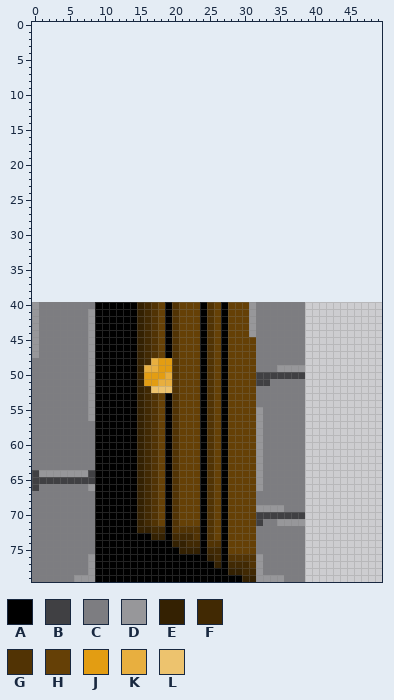
Sprite sheet -- travail/ProjetTutore1/Ressources/img/50.png. That is the earlier state.
The file is 50x40 pixels. The old version is drawn lined up with the new one, on the new canvas.
Palette (. is transparent): A #000000  B #404043  C #7d7d81  D #97979a  E #342102  F #412903  G #513304  H #654006  J #e39d12  K #e8af3f  L #edc36e
Pixels before (only the part around the change), first column x 0:
 0 .............................................
 1 .............................................
 2 .............................................
 3 .............................................
 4 .............................................
 5 .............................................
 6 .............................................
 7 .............................................
 8 .............................................
 9 .............................................
10 .............................................
11 .............................................
12 .............................................
13 .............................................
14 .............................................
15 .............................................
16 .............................................
17 .............................................
18 .............................................
19 .............................................
20 .............................................
21 .............................................
22 .............................................
23 .............................................
24 .............................................
25 .............................................
26 .............................................
27 .............................................
28 .............................................
29 .............................................
30 .............................................
31 .............................................
32 .............................................
33 .............................................
34 .............................................
35 .............................................
36 .............................................
37 .............................................
38 .............................................
39 .............................................
40 DCCCCCCCCAAAAAAEFGHAGHHHAGHAHHHDCCCCCCC......
41 DCCCCCCCDAAAAAAEFGHAGHHHAGHAHHHDCCCCCCC......
42 DCCCCCCCDAAAAAAEFGHAGHHHAGHAHHHDCCCCCCC......
43 DCCCCCCCDAAAAAAEFGHAGHHHAGHAHHHDCCCCCCC......
44 DCCCCCCCDAAAAAAEFGHAGHHHAGHAHHHDCCCCCCC......
45 DCCCCCCCDAAAAAAEFGHAGHHHAGHAHHHHCCCCCCC......
46 DCCCCCCCDAAAAAAEFGHAGHHHAGHAHHHHCCCCCCC......
47 DCCCCCCCDAAAAAAEFGHAGHHHAGHAHHHHCCCCCCC......
48 CCCCCCCCDAAAAAAEFKJJGHHHAGHAHHHHCCCCCCC......
49 CCCCCCCCDAAAAAAEKKJJGHHHAGHAHHHHCCCDDDD......
50 CCCCCCCCDAAAAAAEJJJKGHHHAGHAHHHHBBBBBBB......
51 CCCCCCCCDAAAAAAEJJKKGHHHAGHAHHHHBBCCCCC......
52 CCCCCCCCDAAAAAAEFLLLGHHHAGHAHHHHCCCCCCC......
53 CCCCCCCCDAAAAAAEFGHAGHHHAGHAHHHHCCCCCCC......
54 CCCCCCCCDAAAAAAEFGHAGHHHAGHAHHHHCCCCCCC......
55 CCCCCCCCDAAAAAAEFGHAGHHHAGHAHHHHDCCCCCC......
56 CCCCCCCCDAAAAAAEFGHAGHHHAGHAHHHHDCCCCCC......
57 CCCCCCCCCAAAAAAEFGHAGHHHAGHAHHHHDCCCCCC......
58 CCCCCCCCCAAAAAAEFGHAGHHHAGHAHHHHDCCCCCC......
59 CCCCCCCCCAAAAAAEFGHAGHHHAGHAHHHHDCCCCCC......
60 CCCCCCCCCAAAAAAEFGHAGHHHAGHAHHHHDCCCCCC......
61 CCCCCCCCCAAAAAAEFGHAGHHHAGHAHHHHDCCCCCC......
62 CCCCCCCCCAAAAAAEFGHAGHHHAGHAHHHHDCCCCCC......
63 CCCCCCCCCAAAAAAEFGHAGHHHAGHAHHHHDCCCCCC......
64 BDDDDDDDBAAAAAAEFGHAGHHHAGHAHHHHDCCCCCC......
65 BBBBBBBBBAAAAAAEFGHAGHHHAGHAHHHHDCCCCCC......
66 BCCCCCCCDAAAAAAEFGHAGHHHAGHAHHHHDCCCCCC......
67 CCCCCCCCCAAAAAAEFGHAGHHHAGHAHHHHCCCCCCC......
68 CCCCCCCCCAAAAAAEFGHAGHHHAGHAHHHHCCCCCCC......
69 CCCCCCCCCAAAAAAEFGHAGHHHAGHAHHHHDDDDCCC......
70 CCCCCCCCCAAAAAAEFGHAGHHHAGHAHHHHBBBBBBB......
71 CCCCCCCCCAAAAAAEFGHAGHHHAGHAHHHHBCCDDDD......
72 CCCCCCCCCAAAAAAEEFFAGGGGAGHAHHHHCCCCCCC......
73 CCCCCCCCCAAAAAAAAEEAFFFGAGHAHHHHCCCCCCC......
74 CCCCCCCCCAAAAAAAAAAAEEFFAGGAHHHHCCCCCCC......
75 CCCCCCCCCAAAAAAAAAAAAEEEAFFAHHHHCCCCCCC......
76 CCCCCCCCDAAAAAAAAAAAAAAAAEFAGGGGDCCCCCC......
77 CCCCCCCCDAAAAAAAAAAAAAAAAAEAFFFGDCCCCCC......
78 CCCCCCCCDAAAAAAAAAAAAAAAAAAAEEFFDCCCCCC......
79 CCCCCCDDDAAAAAAAAAAAAAAAAAAAAAEEDDDDCCC......
New version:
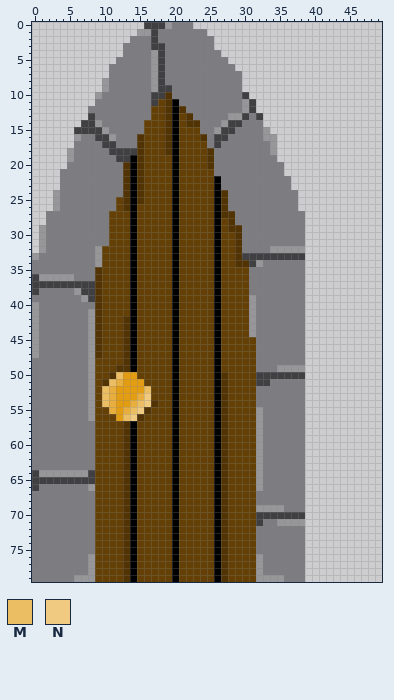
Colours new in this view: M #ecbe63  N #efca80
The exact change:
canvas 50x40 -> 50x80, the old top-left corner now at 0,40
Changed rows in their new state; - is an unchanged pixel.
first column x 0:
 0 ----------------BBBDCCC----------------
 1 ---------------DDBCCCCCCC--------------
 2 --------------CCCBCCCCCCCC-------------
 3 -------------CCCCBBCCCCCCC-------------
 4 -------------CCCCDBCCCCCCCC------------
 5 ------------CCCCCDBCCCCCCCCC-----------
 6 -----------CCCCCCDBCCCCCCCCCC----------
 7 -----------CCCCCCDBCCCCCCCCCCC---------
 8 ----------DCCCCCCDBCCCCCCCCCCC---------
 9 ----------DCCCCCCDBBCCCCCCCCCC---------
10 ---------DCCCCCCCBBGCCCCCCCCCCB--------
11 ---------CCCCCCCCBHGACCCCCCCCCDB-------
12 --------CCCCCCCCCHHGAGCCCCCCCCDB-------
13 --------BCCCCCCCCHHGAHGCCCCCDDBCB------
14 -------BBDCCCCCCHHHGAHGGCCCDBBCCC------
15 ------BBBBDCCCCCHHHGAHHHCCDBBCCCCD-----
16 ------DCCBBDCCCGHHHGAHHHGCBBCCCCCDD----
17 ------CCCCBBCCCGHHHGAHHHHCBCCCCCCCD----
18 -----DCCCCCBBBBGHHHGAHHHHGCCCCCCCCD----
19 -----DCCCCCCBBAGHHHHAHHHHGCCCCCCCCC----
20 -----CCCCCCCCGAGHHHHAHHHHGCCCCCCCCCC---
21 ----CCCCCCCCCGAGHHHHAHHHHHCCCCCCCCCC---
22 ----CCCCCCCCCGAGHHHHAHHHHHACCCCCCCCCC--
23 ----CCCCCCCCCGAGHHHHAHHHHHACCCCCCCCCC--
24 ---DCCCCCCCCCGAGHHHHAHHHHHAGCCCCCCCCCC-
25 ---DCCCCCCCCHGAGHHHHAHHHHHAGCCCCCCCCCC-
26 ---DCCCCCCCCHGAHHHHHAHHHHHAGCCCCCCCCCC-
27 --CCCCCCCCCHHHAHHHHHAHHHHHAGGCCCCCCCCCC
28 --CCCCCCCCCHHHAHHHHHAHHHHHAHGCCCCCCCCCC
29 -DCCCCCCCCCHHHAHHHHHAHHHHHAHGGCCCCCCCCC
30 -DCCCCCCCCCHHHAHHHHHAHHHHHAHHGCCCCCCCCC
31 -DCCCCCCCCCHHHAHHHHHAHHHHHAHHGCCCCCCCCC
32 -DCCCCCCCDHHHHAHHHHHAHHHHHAHHGCCCCDDDDD
33 DCCCCCCCCDHHHHAHHHHHAHHHHHAHHGBBBBBBBBB
34 CCCCCCCCCDHHHHAHHHHHAHHHHHAHHGGBDCCCCCC
35 CCCCCCCCCGHHHHAHHHHHAHHHHHAHHHHCCCCCCCC
36 BDDDDDCCCGHHHHAHHHHHAHHHHHAHHHHCCCCCCCC
37 BBBBBBBBBGHHHHAHHHHHAHHHHHAHHHHCCCCCCCC
38 BCCCCCDBBGHHHHAHHHHHAHHHHHAHHHHCCCCCCCC
39 CCCCCCCDBGHHHHAHHHHHAHHHHHAHHHHDCCCCCCC
40 ---------GHHHH-HHH-HA---HHAH-----------
41 ---------GHHHH-HHH-HA---HHAH-----------
42 ---------GHHHG-HHH-HA---HHAH-----------
43 ---------GHHHG-HHH-HA---HHAH-----------
44 ---------GHHHG-HHH-HA---HHAH-----------
45 ---------GHHHG-HHH-HA---HHAH-----------
46 ---------GHHHG-HHH-HA---HHAH-----------
47 ---------GHHHG-HHH-HA---HHAH-----------
48 ---------HHHHG-HHHHHA---HHAH-----------
49 ---------HHHGG-HHHHHA---HHAH-----------
50 ---------HHGMJJHHHHHA---HHAG-----------
51 ---------HGMKJJJHHHHA---HHAG-----------
52 ---------HMKJJJJMHHHA---HHAG-----------
53 ---------HMKJJJKNH-HA---HHAG-----------
54 ---------HMKJJKMN--HA---HHAG-----------
55 ---------HHKJKMNGH-HA---HHAG-----------
56 ---------HHHJMNGHH-HA---HHAG-----------
57 ---------HHHHG-HHH-HA---HHAG-----------
58 ---------HHHHG-HHH-HA---HHAG-----------
59 ---------HHHHG-HHH-HA---HHAG-----------
60 ---------HHHHG-HHH-HA---HHAG-----------
61 ---------HHHHG-HHH-HA---HHAG-----------
62 ---------HHHHG-HHH-HA---HHAG-----------
63 ---------HHHHG-HHH-HA---HHAG-----------
64 ---------HHHHG-HHH-HA---HHAG-----------
65 ---------HHHHG-HHH-HA---HHAG-----------
66 ---------HHHHG-HHH-HA---HHAG-----------
67 ---------HHHHG-HHH-HA---HHAG-----------
68 ---------HHHHG-HHH-HA---HHAG-----------
69 ---------HHHHG-HHH-HA---HHAG-----------
70 ---------HHHHG-HHH-HA---HHAG-----------
71 ---------HHHHG-HHH-HA---HHAG-----------
72 ---------HHHHG-HHHHHAHHHHHAG-----------
73 ---------HHHHG-HHHHHAHHHHHAG-----------
74 ---------HHHHG-HHHHHAHHHHHAG-----------
75 ---------HHHHG-HHHHH-HHHHHAG-----------
76 ---------HHHHG-HHHHH-HHHHHAGHHHH-------
77 ---------HHHHG-HHHHH-HHHHHAGHHHH-------
78 ---------HHHHG-HHHHH-HHHHH-GHHHH-------
79 ---------HHHHG-HHHHH-HHHHH-GHHHH-------
Changed places in both pictures, as pixel boxes (x1, y1, x2, y2):
changed: (32, 22, 305, 582)
